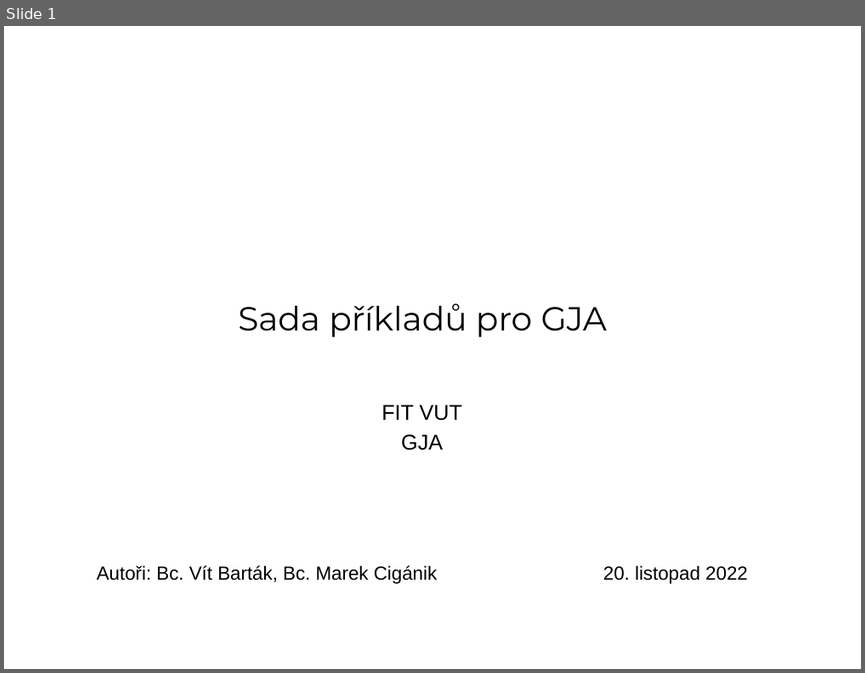
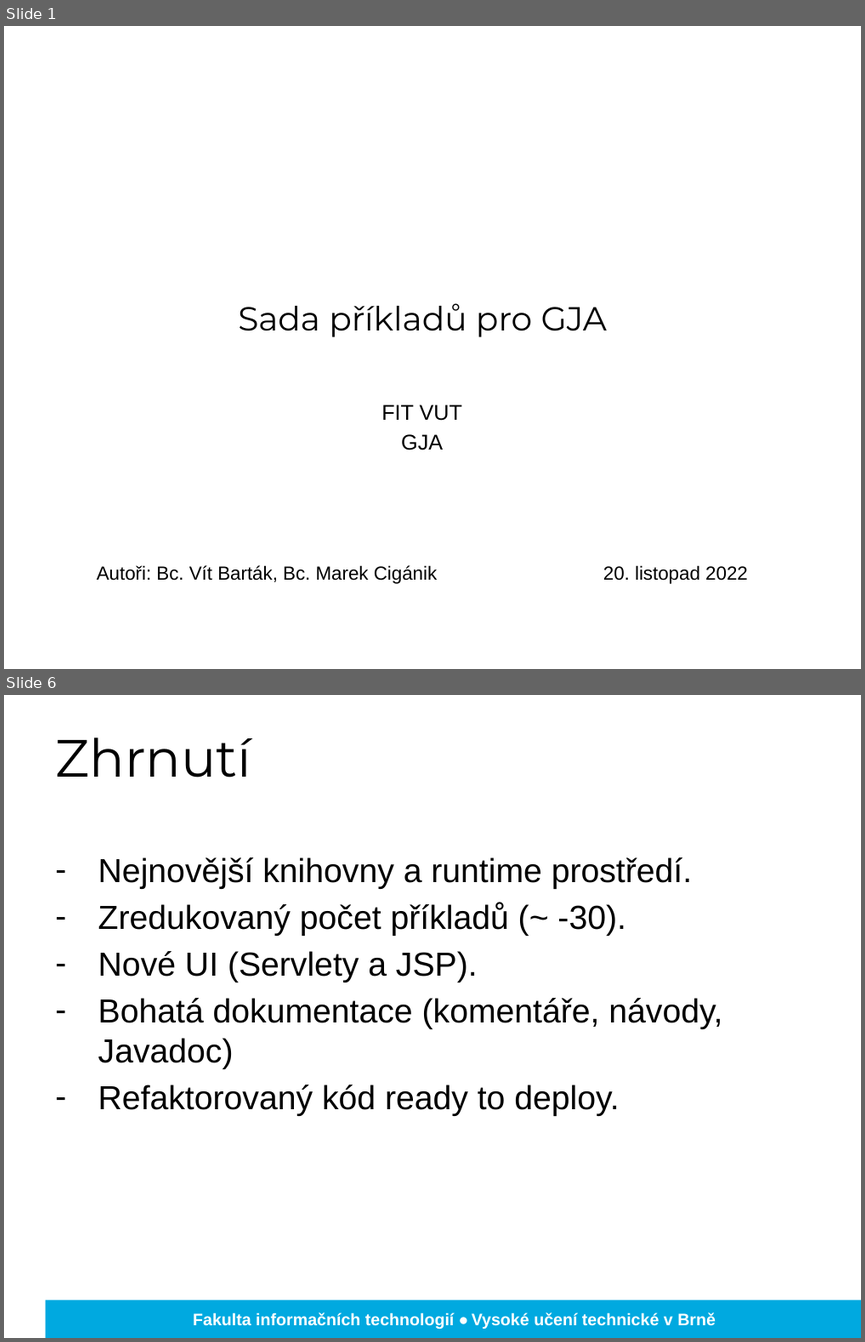
Before and after one commit to bartak-v/gja, a slide deck: xbarta47_xcigan09_gja_prezentace.pptx. Shown one above the other, each under a label of ours: slide 1 before the commit, slides 1 and 6 after it; the slides between them are not shown. The pictures are 865x673 and 865x1342 pixels, drawn with LibreOffice and Linux fonts; fonts in the diff are those of the drawing; background and template pictures are left out. Boxes give left, top, right and bottom in pixels: in the first picture for what was removed or moved away, otherwise in the second. Text is boxed around its words. In the diff, an @@ line names an element or a change of style, - is before the commit and + after.

```diff
--- a/xbarta47_xcigan09_gja_prezentace.pptx
+++ b/xbarta47_xcigan09_gja_prezentace.pptx
@@ slide 6 added at [4, 695, 861, 1338], background picture (left out) @@
@@ title added at [55, 737, 251, 777], 44 pt, text #000000 @@
+Zhrnutí
@@ text added at [98, 857, 722, 1116], 28 pt, text #000000 @@
+– Nejnovější knihovny a runtime prostředí.
+– Zredukovaný počet příkladů (~ -30).
+– Nové UI (Servlety a JSP).
+– Bohatá dokumentace (komentáře, návody, Javadoc)
+– Refaktorovaný kód ready to deploy.
@@ rectangle added at [45, 1300, 861, 1338], fill #00A9E0 @@
@@ text added at [193, 1312, 715, 1328], 14 pt, text #FFFFFF, bold @@
+Fakulta informačních technologií • Vysoké učení technické v Brně
```
Also in this commit, not shown: 4 other slides added, 1 slide removed.
